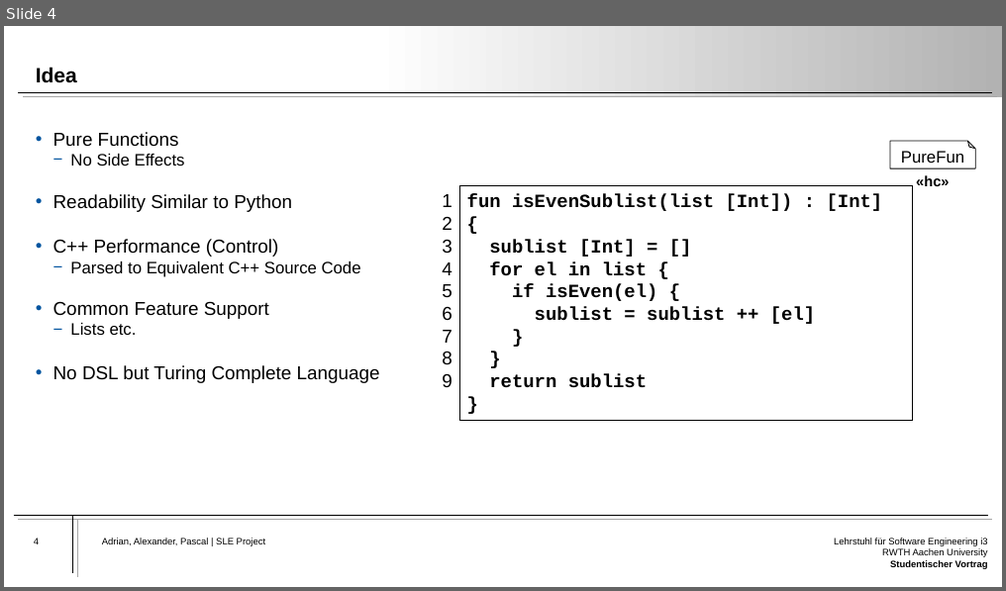
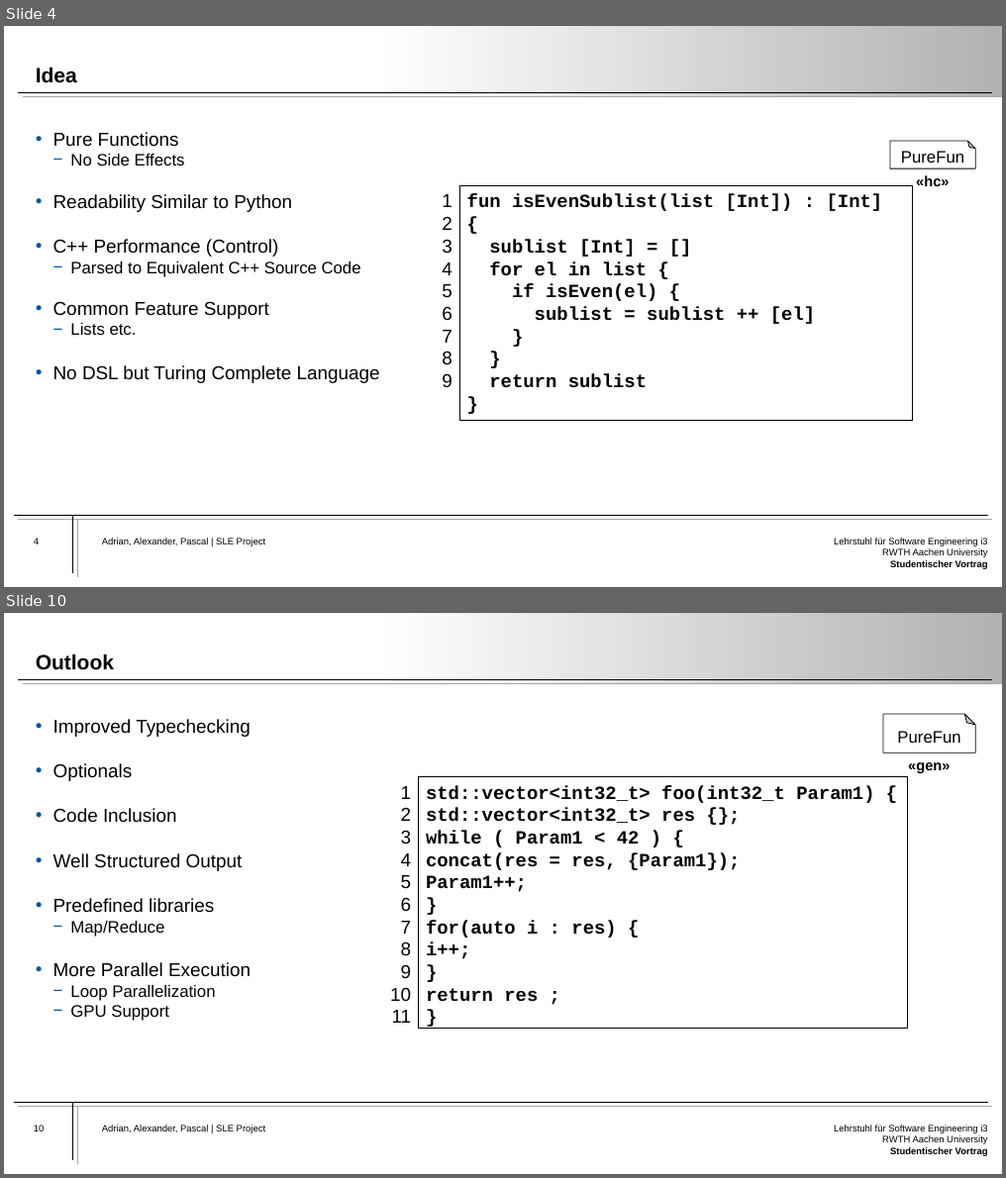
Before and after one commit to Atrisan/PureFun, a slide deck: Presentation/PureFun-Presentation.pptx. Shown one above the other, each under a label of ours: slide 4 before the commit, slides 4 and 10 after it; the slides between them are not shown. The pictures are 1006x591 and 1006x1178 pixels, drawn with LibreOffice and Linux fonts; fonts in the diff are those of the drawing. Boxes give left, top, right and bottom in pixels: in the first picture for what was removed or moved away, otherwise in the second. Text is boxed around its words. In the diff, an @@ line names an element or a change of style, - is before the commit and + after.

```diff
--- a/Presentation/PureFun-Presentation.pptx
+++ b/Presentation/PureFun-Presentation.pptx
@@ slide 10 added at (4, 613, 1002, 1174), background #FFFFFF; not listed: 16 template elements that a slide beside it also shows @@
@@ title added at (36, 654, 114, 670), 20 pt, text #000000, bold @@
+Outlook
@@ text added at (54, 719, 251, 1021), 18 pt, text #000000 @@
+• Improved Typechecking
+• Optionals
+• Code Inclusion
+• Well Structured Output
+• Predefined libraries
+  − Map/Reduce
+• More Parallel Execution
+  − Loop Parallelization
+  − GPU Support
@@ group added at (390, 714, 976, 1029): 2 texts, 1 rectangle, 1 folded corner @@
+std::vector<int32_t> foo(int32_t Param1) {
+std::vector<int32_t> res {};
+while ( Param1 < 42 ) {
+concat(res = res, {Param1});
+Param1++;
+}
+for(auto i : res) {
+i++;
+}
+return res ;
+}
+1
+2
+3
+4
+5
+6
+7
+8
+9
+10
+11
+PureFun
+«gen»
```
Also in this commit, not shown: 4 slides changed, 1 other slide added, 2 slides removed.
